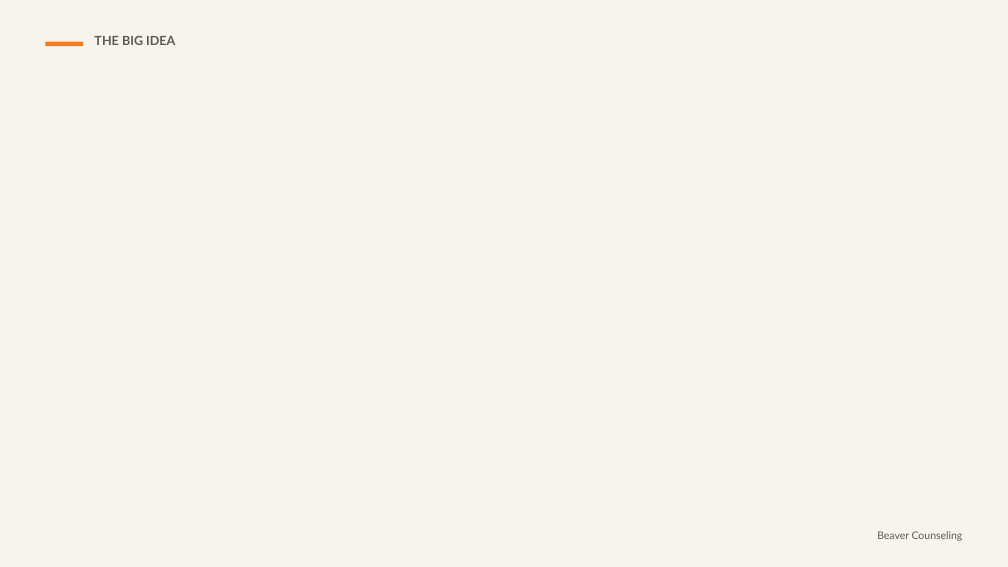
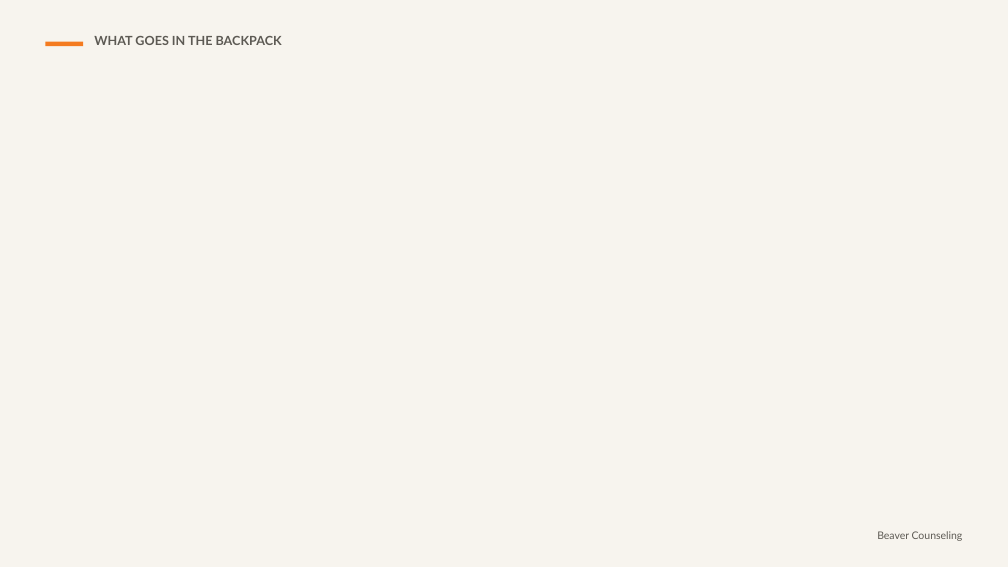
Before and after one commit to rmwtoolkit/bcds-toolkit, a slide deck: slide 7 of decks/everything-connects-lesson-v2.pptx (slide 9 before the commit). Drawn at 1008x567 pixels with LibreOffice and Linux fonts; fonts in the diff are those of the drawing; background and template pictures are left out. Boxes give left, top, right and bottom in pixels: in the first picture for what was removed or moved away, otherwise in the second. Text is boxed around its words. In the diff, an @@ line names an element or a change of style, - is before the commit and + after.

```diff
--- a/decks/everything-connects-lesson-v2.pptx
+++ b/decks/everything-connects-lesson-v2.pptx
@@ text at [94,36,282,45]: text changed @@
-THE BIG IDEA
+WHAT GOES IN THE BACKPACK
```
Also in this commit, not shown: 14 other slides changed, 8 slides removed, 3 other files.
